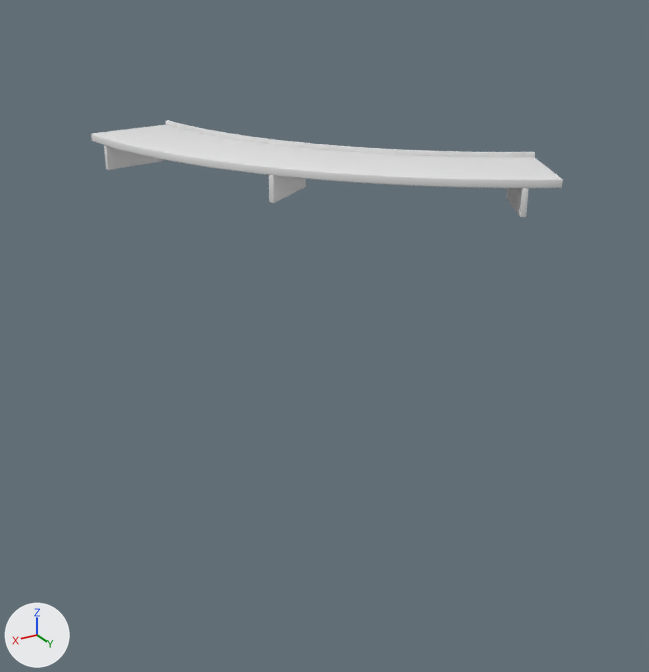
What one commit did to the FBX model MultiTravelValizChallenge/Assets/MultiTravel/Art/Models/Environment/wardrobe-folded-module.fbx.
Camera for both pictures: a 50 mm lens placed at (2.43, 3.05, 1.71), pointed at (1.2, 1.0, 0.69). The axes (+X, +Y, +Z) are drawn at lower left. The lights are the same throughout. The older version comes first. Where no turn or scale is listed for an object, it has been applied to the vertices.

Before the edit, the objects in view are built like this:
```python
me_wardrobe_folded_module = bpy.data.meshes.new('wardrobe-folded-module')
me_wardrobe_folded_module.from_pydata(...)  # 952 vertices, 818 faces; spans x 0.607..1.579, y 0.148..1.408, z 1.07..1.182
# faces by material slot: [420, 52, 52, 294]
me_wardrobe_folded_module.materials.append(mat_oak_warm)  # white #e7e7e7
me_wardrobe_folded_module.materials.append(mat_towel_orange)  # white #e7e7e7
me_wardrobe_folded_module.materials.append(mat_led_strip)  # white #e7e7e7
me_wardrobe_folded_module.materials.append(mat_chrome_dark)  # white #e7e7e7
ob_wardrobe_folded_module = bpy.data.objects.new('wardrobe-folded-module', me_wardrobe_folded_module)
ob_wardrobe_folded_module.location = (0.0, 0.0, 0.0)
```
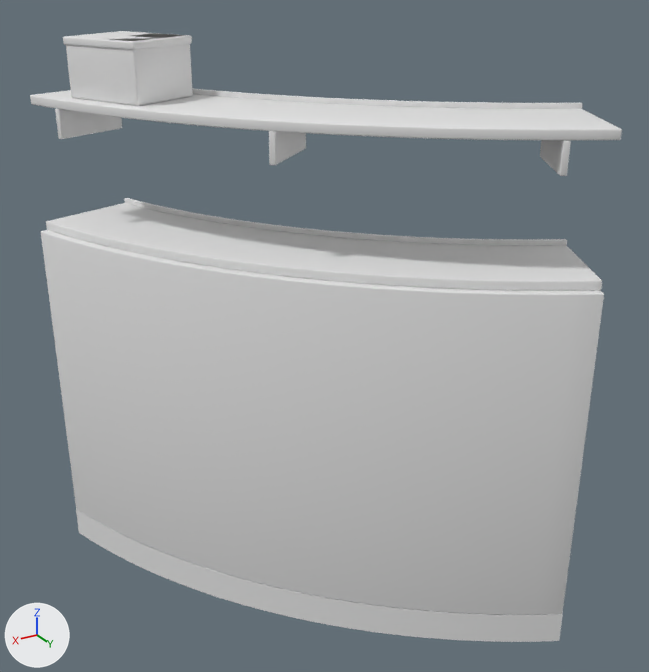
The change, as JSON lines over the scene's bpy script:
```json
{"op": "add", "block": "mat_velvet_navy", "code": ["mat_velvet_navy = principled_material('velvet_navy')", "mat_velvet_navy.base_color = (0.8, 0.8, 0.8)  # white #e7e7e7"]}
{"op": "add", "block": "mat_chrome", "code": ["mat_chrome = principled_material('chrome')", "mat_chrome.base_color = (0.8, 0.8, 0.8)  # white #e7e7e7"]}
{"op": "add", "block": "mat_lacquer_white", "code": ["mat_lacquer_white = principled_material('lacquer_white')", "mat_lacquer_white.base_color = (0.8, 0.8, 0.8)  # white #e7e7e7"]}
{"op": "add", "block": "mat_leather_tan", "code": ["mat_leather_tan = principled_material('leather_tan')", "mat_leather_tan.base_color = (0.8, 0.8, 0.8)  # white #e7e7e7"]}
{"block": "me_wardrobe_folded_module", "where": "# used by ob_wardrobe_folded_module; location = (0.0, 0.0, 0.0)"}
{"op": "remove", "block": "me_wardrobe_folded_module", "code": "me_wardrobe_folded_module.from_pydata(...)  # 952 vertices, 818 faces; spans x 0.607..1.579, y 0.148..1.408, z 1.07..1.182"}
{"op": "add", "block": "me_wardrobe_folded_module", "code": "me_wardrobe_folded_module.from_pydata(...)  # 2551 vertices, 2264 faces; spans x 0.769..1.869, y 0.499..1.737, z 0.0..1.51"}
{"block": "me_wardrobe_folded_module", "change": "me_wardrobe_folded_module part 1: the loose piece of 96 vertices spanning x 1.368..1.567, y 0.231..0.281, z 1.07..1.146 is turned 11 degrees about the z axis through its middle, then moved by (0.251, 0.4, 0.19)"}
{"block": "me_wardrobe_folded_module", "change": "me_wardrobe_folded_module part 2: the loose piece of 96 vertices spanning x 1.142..1.315, y 0.78..0.905, z 1.07..1.146 is turned 5.5 degrees about the z axis through its middle, then moved by (0.182, 0.339, 0.19)"}
{"block": "me_wardrobe_folded_module", "change": "me_wardrobe_folded_module part 3: the loose piece of 96 vertices spanning x 0.71..0.825, y 1.188..1.366, z 1.07..1.146 is moved by (0.18, 0.3, 0.19)"}
{"block": "me_wardrobe_folded_module", "change": "me_wardrobe_folded_module part 4: the loose piece of 464 vertices spanning x 0.614..1.579, y 0.15..1.408, z 1.146..1.17 is deleted"}
{"block": "me_wardrobe_folded_module", "change": "me_wardrobe_folded_module part 5: the loose piece of 100 vertices spanning x 0.607..1.314, y 0.148..1.172, z 1.12..1.182 is deleted"}
{"block": "me_wardrobe_folded_module", "change": "me_wardrobe_folded_module part 6: 1407 vertices added at x 0.769..1.869, y 0.499..1.737, z 0.0..1.032"}
{"block": "me_wardrobe_folded_module", "change": "me_wardrobe_folded_module part 7: 856 vertices added at x 0.769..1.849, y 0.499..1.718, z 1.31..1.51"}
{"block": "me_wardrobe_folded_module", "change": "other edits to the shape of me_wardrobe_folded_module do not show in these pictures"}
{"op": "add", "block": "me_wardrobe_folded_module", "code": "me_wardrobe_folded_module.materials.append(mat_lacquer_white)  # white #e7e7e7"}
{"op": "add", "block": "me_wardrobe_folded_module", "code": "me_wardrobe_folded_module.materials.append(mat_chrome)  # white #e7e7e7"}
{"op": "add", "block": "me_wardrobe_folded_module", "code": "me_wardrobe_folded_module.materials.append(mat_velvet_navy)  # white #e7e7e7"}
{"op": "add", "block": "me_wardrobe_folded_module", "code": "me_wardrobe_folded_module.materials.append(mat_leather_tan)  # white #e7e7e7"}
```

Boxes (x1, y1, x2, y2) around the edits, measured in the pictures (649 x 672 px; the box of a moved part takes in the faces that stretch with it):
```json
{"object": "wardrobe-folded-module", "change": "reshaped", "before": [91, 120, 563, 217], "after": [30, 31, 622, 642], "on screen": "25% wider, 524% taller"}
{"part": 1, "of": "me_wardrobe_folded_module", "change": "moved or reshaped", "before": [104, 145, 163, 170], "after": [55, 109, 122, 139]}
{"part": 2, "of": "me_wardrobe_folded_module", "change": "moved or reshaped", "before": [269, 175, 306, 203], "after": [269, 131, 306, 165]}
{"part": 3, "of": "me_wardrobe_folded_module", "change": "moved or reshaped", "before": [506, 188, 529, 217], "after": [540, 140, 571, 176]}
{"part": 4, "of": "me_wardrobe_folded_module", "change": "deleted", "before": [91, 125, 563, 188]}
{"part": 5, "of": "me_wardrobe_folded_module", "change": "deleted", "before": [165, 120, 535, 157]}
{"part": 6, "of": "me_wardrobe_folded_module", "change": "added", "after": [41, 198, 604, 642]}
{"part": 7, "of": "me_wardrobe_folded_module", "change": "added", "after": [30, 31, 622, 140]}
```
